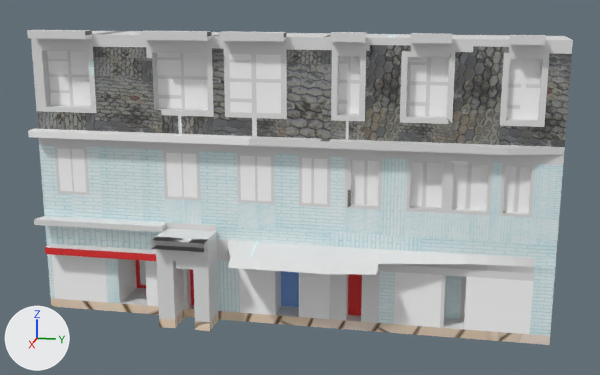
An edit to the glTF model src/components/objects/Landau/Landau.gltf, drawn before and after from the same camera.
Before and after are seen from a 50 mm lens placed at (75.0, -5.0, 46.8), pointed at (-35.2, -27.0, 19.3). Lighting does not change. The marker at lower left points along +X, +Y and +Z. Where no turn or scale is listed for an object, it has been applied to the vertices. Vertices at the same position are counted once.
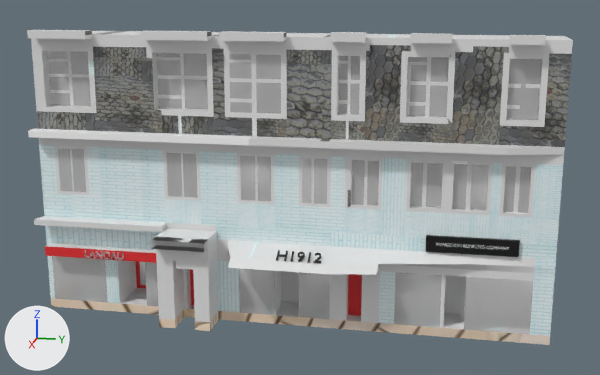
Boxes [x1, y1, x2, y2] around the edits, measured in the pictures (600 x 375 px; the box of a moved part takes in the faces that stretch with it):
'Cube.001', surface changed, reshaped (white to grey)
    both: [27, 30, 573, 345]
'Plane.001', added (black)
    after: [425, 235, 520, 257]
'Text.002', added
    after: [276, 250, 321, 263]
'Text', added
    after: [84, 250, 124, 260]
'Text.001', added
    after: [436, 243, 509, 250]
part 1 of me_cube_007, moved or reshaped
    before: [45, 244, 156, 261]
    after: [45, 243, 157, 263]
part 2 of me_cube_007, deleted
    before: [139, 260, 146, 285]
part 3 of me_cube_007, deleted (blue)
    before: [281, 271, 299, 307]
part 4 of me_cube_007, deleted
    before: [444, 275, 462, 319]
part 5 of me_cube_007, recoloured
    after: [139, 262, 462, 306]
part 6 of me_cube_007, recoloured
    after: [142, 284, 460, 314]

The change, as a diff of the scene's bpy script:
```diff
--- a/src/components/objects/Landau/Landau.gltf.py
+++ b/src/components/objects/Landau/Landau.gltf.py
@@ mat_material_033 @@
 mat_material_033.roughness = 1.0
+mat_material_033.alpha = 0.35
@@ mat_material_035 @@
 mat_material_035.roughness = 1.0
+mat_material_035.alpha = 0.35
@@ mat_material_037 @@
 mat_material_037.roughness = 1.0
+mat_material_037.alpha = 0.35
@@ me_cube_007 @@
 # verts and faces of me_cube_007; kept vertices keep their numbers, new ones are numbered from 3256
-me_cube_007.from_pydata(...)  # 3256 vertices, 6508 faces; spans x -4.7..10.2, y -15.6..57.6, z -14.2..27.1
+me_cube_007.from_pydata(...)  # 3278 vertices, 6500 faces; spans x -4.7..10.2, y -15.6..57.6, z -14.2..27.1
+# me_cube_007 part 1
+# 2 vertices are removed from x 6.3, y -12.6..-10.5, z -4.2
+# 26 faces are deleted
+# 13 vertices are added at x 4.4..6.3, y -14.2..3.8, z -5.4..-4.0
+# 11 new vertices lie (0.0, 0.0, 1.4) away from vertices in x 6.2..6.3, y -14.2..3.8, z -5.4
+# 6 new faces join them, mat_material_032 (white #e7e7e7)
+# 20 new faces join them, mat_material_034 (red #e72d30)
+# me_cube_007 part 2
+delete_faces([(412, 414, 415), (412, 415, 413)])
+# me_cube_007 part 3
+delete_faces([(1018, 1020, 1021), (1018, 1021, 1019), (1020, 1022, 1023), (1018, 1022, 1020)])
+# me_cube_007 part 4
+delete_faces([(1742, 1744, 1745), (1742, 1745, 1743)])
+# me_cube_007 part 5: 1104 faces spanning x -4.7..4.0, y -15.0..57.6, z -12.8..13.0 switch from mat_bottom (picture img_image_1) to mat_material_032 (white #e7e7e7)
+# me_cube_007 part 6: 102 faces spanning x -4.7..4.0, y -15.0..57.6, z -14.2..-12.8 switch from mat_brick (picture img_image_2) to mat_material_032 (white #e7e7e7)
 me_cube_007.materials.append(mat_material_033)
@@ me_cube_007 @@
 me_cube_007.materials.append(mat_material_037)
-me_cube_007.materials.append(mat_material_038)  # blue #7aa5e7
 me_cube_007.materials.append(mat_top_001)
@@ ob_plane_001 @@
+ob_plane_001 = bpy.data.objects.new('Plane.001', me_plane_002)  # a box spanning x -0.9..0.0, y -6.1..6.1, z -1.11..1.11; in mat_material_006 (black #000000)
+ob_plane_001.location = (-33.2, -3.3, 12.8)
@@ ob_text_002 @@
+ob_text_002 = bpy.data.objects.new('Text.002', me_text_005)  # 482 vertices, 716 faces; spans x -1.37..0.17, y 0.18..6.31, z -0.01..1.1; in mat_material_004 (black #000000)
+ob_text_002.location = (-29.3, -29.3, 10.4)
@@ ob_text_001 @@
+ob_text_001 = bpy.data.objects.new('Text.001', me_text_007)  # 1982 vertices, 3900 faces; spans x 0.0..0.22, y 0.04..9.58, z -0.01..0.42
+ob_text_001.location = (-33.4, -8.1, 12.6)
@@ ob_text @@
+ob_text = bpy.data.objects.new('Text', me_text_006)  # 334 vertices, 528 faces; spans x -0.31..0.0, y 0.11..6.0, z -0.01..1.03
+ob_text.location = (-31.3, -58.1, 8.3)
```
